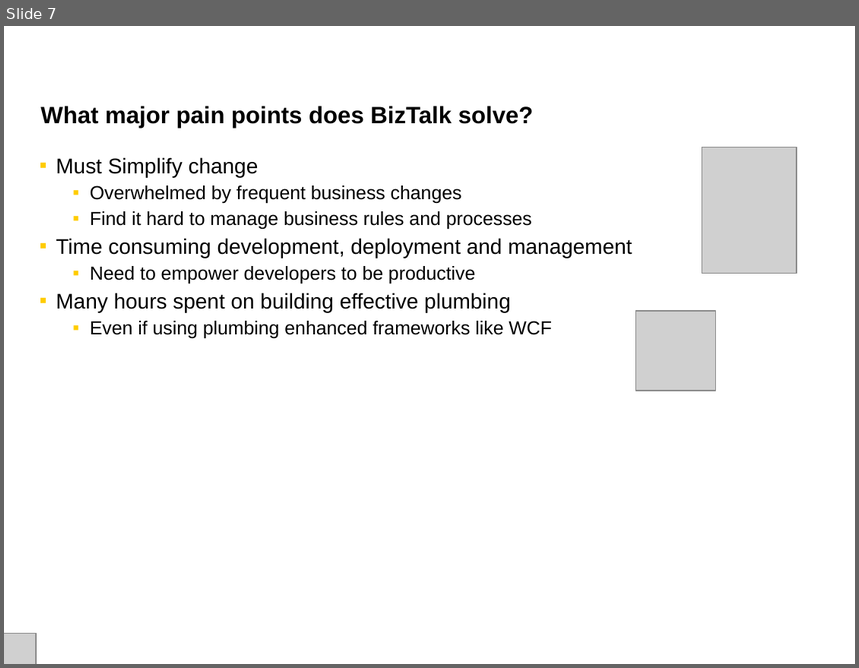
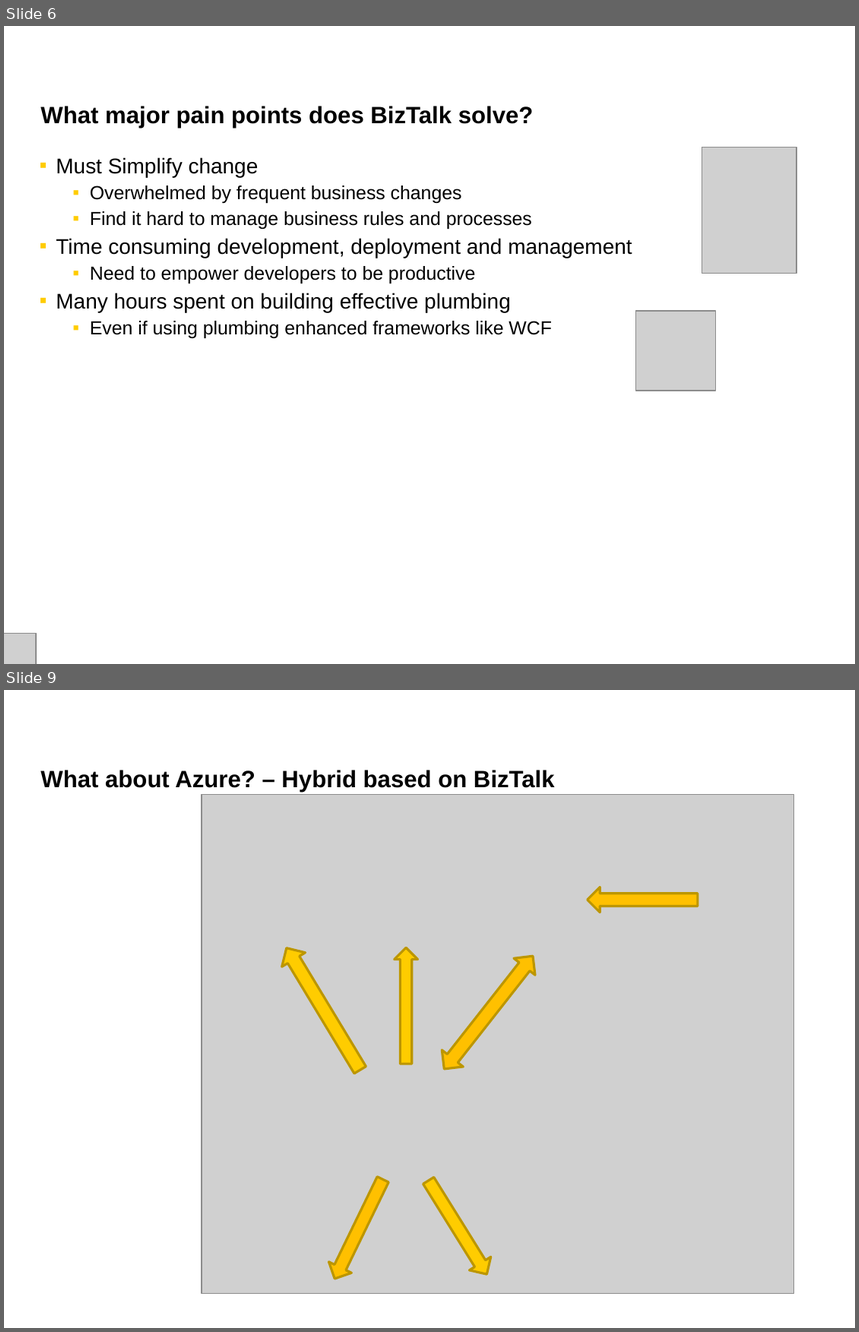
Before and after one commit to johan-jeh/BizTalk-Server---Developing-Integration-Solutions, a slide deck: Slides/Module 1 - Introduction to BizTalk Server.pptx. Shown one above the other, each under a label of ours: slide 7 before the commit, slides 6 and 9 after it; the slides between them are not shown. The pictures are 859x668 and 859x1332 pixels, drawn with LibreOffice and Linux fonts; fonts in the diff are those of the drawing; grey boxes stand for pictures. Boxes give left, top, right and bottom in pixels: in the first picture for what was removed or moved away, otherwise in the second. Text is boxed around its words. In the diff, an @@ line names an element or a change of style, - is before the commit and + after.

```diff
--- a/Slides/Module 1 - Introduction to BizTalk Server.pptx
+++ b/Slides/Module 1 - Introduction to BizTalk Server.pptx
@@ slide 9 added at (x1=4, y1=690, x2=855, y2=1328), background #FFFFFF @@
@@ title added at (x1=40, y1=770, x2=555, y2=792), 20 pt, text #000000, bold @@
+What about Azure? – Hybrid based on BizTalk
@@ picture added at (x1=202, y1=795, x2=794, y2=1293) @@
@@ up arrow added at (x1=587, y1=888, x2=698, y2=913), fill #FFC000, outline #BD9700 2 pt @@
@@ up arrow added at (x1=275, y1=941, x2=372, y2=1077), fill #FFCC00, outline #BD9700 2 pt @@
@@ up arrow added at (x1=395, y1=948, x2=418, y2=1065), fill #FFCC00, outline #BD9700 2 pt @@
@@ left right arrow added at (x1=433, y1=948, x2=544, y2=1078), fill #FFC000, outline #BD9700 2 pt @@
@@ up arrow added at (x1=323, y1=1174, x2=395, y2=1285), fill #FFC000, outline #BD9700 2 pt @@
@@ up arrow added at (x1=417, y1=1174, x2=498, y2=1282), fill #FFCC00, outline #BD9700 2 pt @@
@@ what was slide 7 is now slide 6 @@
```
Also in this commit, not shown: 7 slides changed, 4 other slides added, 5 slides removed, 4 other files.
